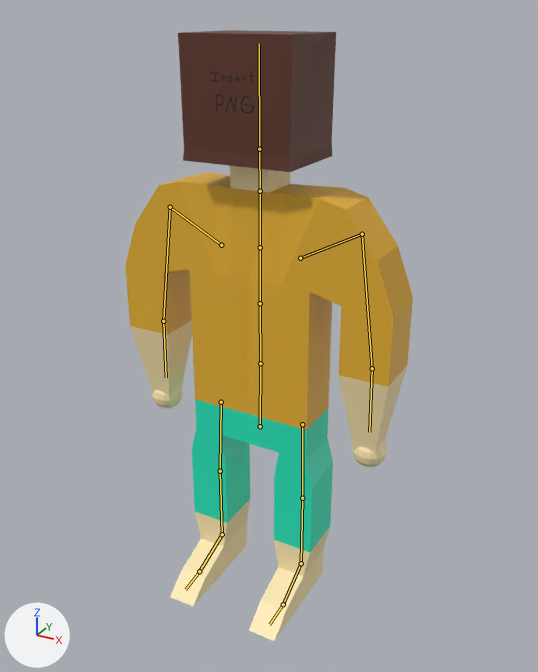
The Blender file Assets/Resources/PlayerModel/IHmaincharacterBUTBETTER.blend as it was, and as the next commit left it.
Both versions are drawn from a 50 mm lens placed at (7.78, -13.76, 13.68), pointed at (0.87, -1.2, 7.4). The lights are fixed; the arrows at lower left show +X, +Y and +Z. The bones that bend it are drawn over the model as lines.

The first picture shows 'Chest', 'Feet', 'Forearms', 'Left Hand', 'Legs', 'Neck', 'Paper Bag'.
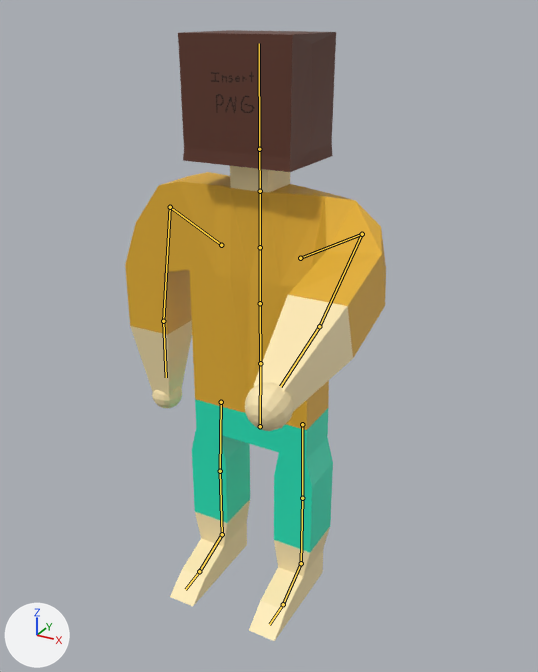
The newer file adds an action. The first version stands in its rest pose; the second is drawn at frame 15 of the action 'LeftHandSwing'.

Edits to the bpy script that builds the scene:
```text
Change bone_arm2_l:
    where bone_arm2_l = bpy.data.objects['Armature'].pose.bones['Arm2.L']  # child of 'Arm.L'
    bone_arm2_l.rotation_quaternion: (1.0, 0.0, 0.0, 0.0) -> (0.81, 0.58, -0.078, 0.052)  # degrees (0, 0, 0) -> degrees (71, -11, 0)
```

What differs and where, as boxes [x1, y1, x2, y2] in the pictures (538 x 672 px):
'Chest', posed (9% narrower)
    before: [125, 172, 413, 430]
    after: [125, 172, 386, 430]
'Forearms', posed (19% narrower, 13% shorter)
    before: [130, 320, 407, 454]
    after: [130, 295, 353, 411]
'Left Hand', posed
    before: [352, 441, 387, 467]
    after: [245, 382, 294, 431]
bone 'Arm2.L', root to tip
    before: (362, 234) to (372, 368)
    after: (362, 234) to (319, 326)
